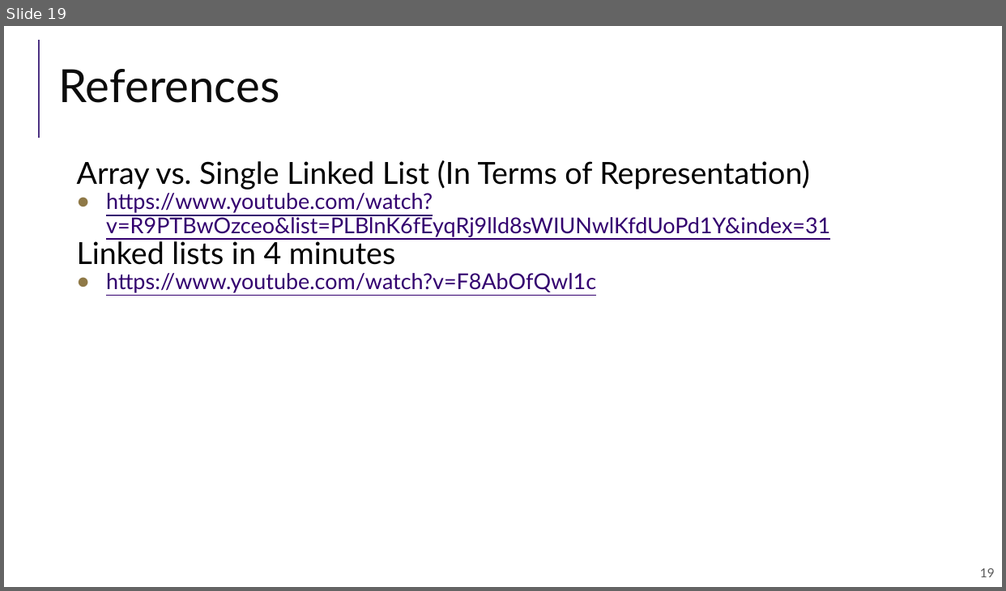
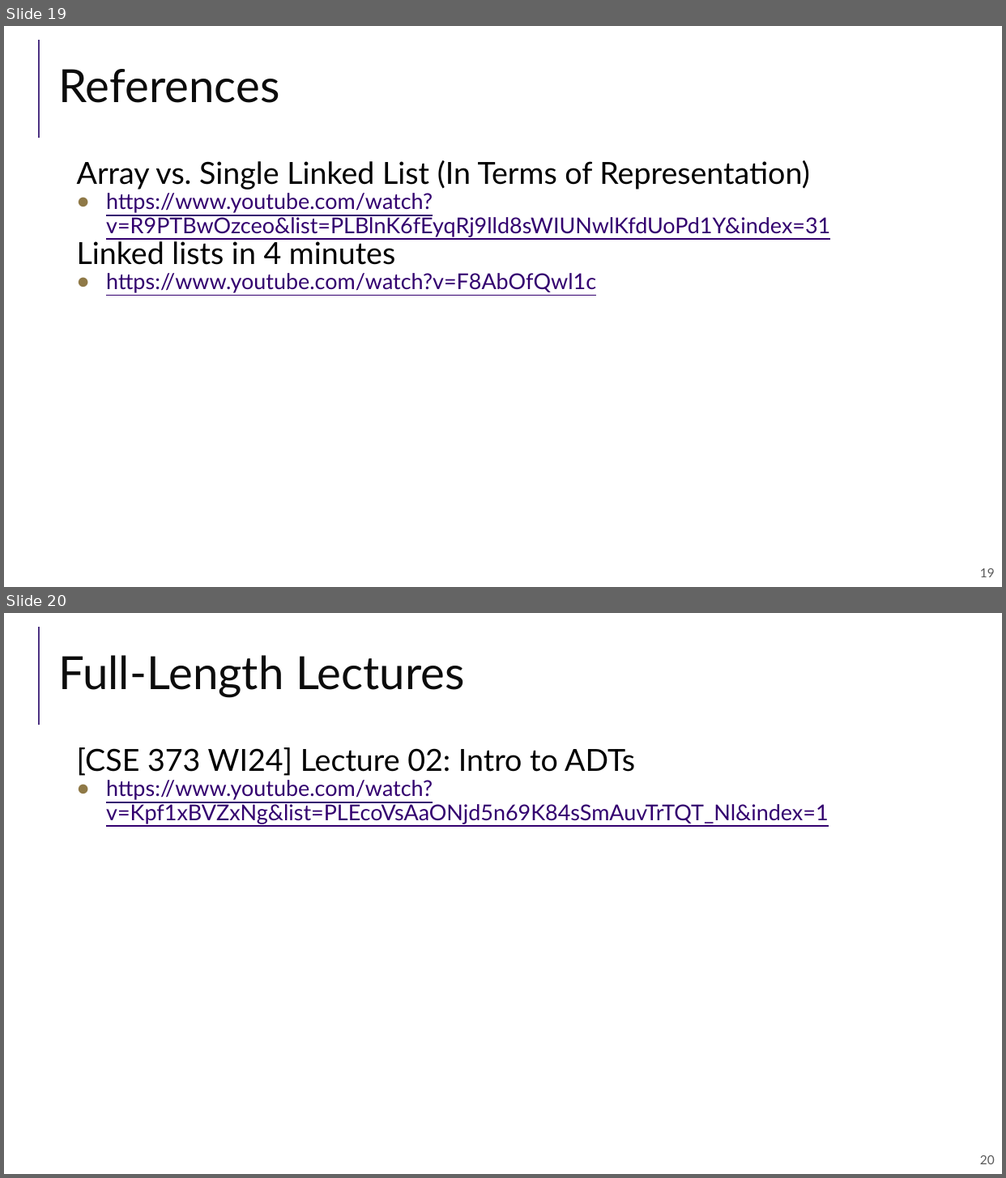
Before and after one commit to guhofstra/CSC111Fa25, a slide deck: PPTs/Lecture 6-ADTs linked lists.pptx. Shown one above the other, each under a label of ours: slide 19 before the commit, slides 19 and 20 after it. The pictures are 1006x591 and 1006x1178 pixels, drawn with LibreOffice and Linux fonts; fonts in the diff are those of the drawing. Boxes give left, top, right and bottom in pixels: in the first picture for what was removed or moved away, otherwise in the second. Text is boxed around its words. In the diff, an @@ line names an element or a change of style, - is before the commit and + after.

```diff
--- a/PPTs/Lecture 6-ADTs linked lists.pptx
+++ b/PPTs/Lecture 6-ADTs linked lists.pptx
@@ slide 20 added at (x1=4, y1=613, x2=1002, y2=1174), background #FFFFFF; not listed: 2 template elements that a slide beside it also shows @@
@@ title added at (x1=58, y1=655, x2=465, y2=697), 44 pt, text #0C0C0C @@
+Full-Length Lectures
@@ text added at (x1=77, y1=747, x2=828, y2=824), 21 pt, text #33006F, underline @@
+[CSE 373 WI24] Lecture 02: Intro to ADTs
+● https://www.youtube.com/watch?v=Kpf1xBVZxNg&list=PLEcoVsAaONjd5n69K84sSmAuvTrTQT_Nl&index=1
```
Also in this commit, not shown: 14 other files.
